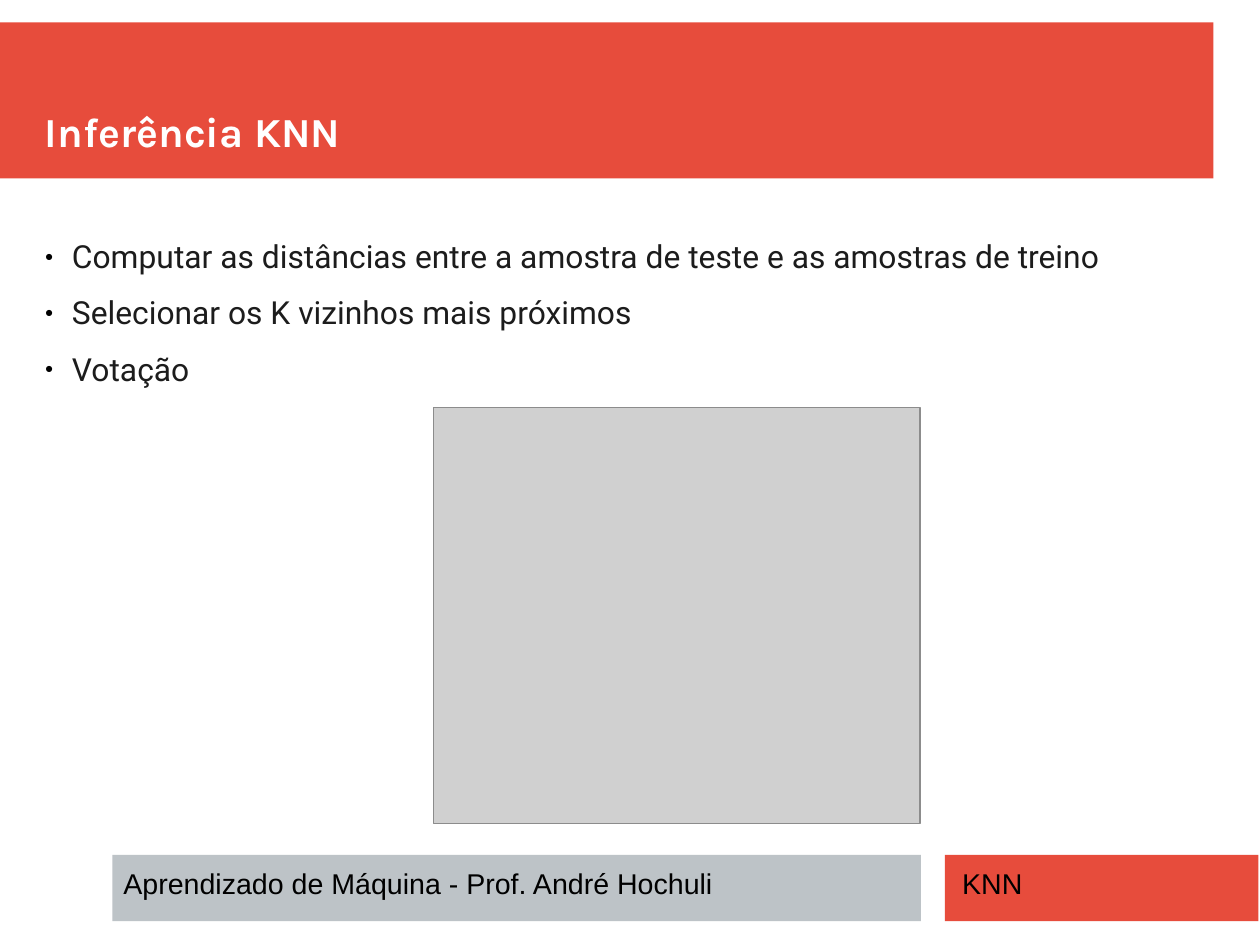
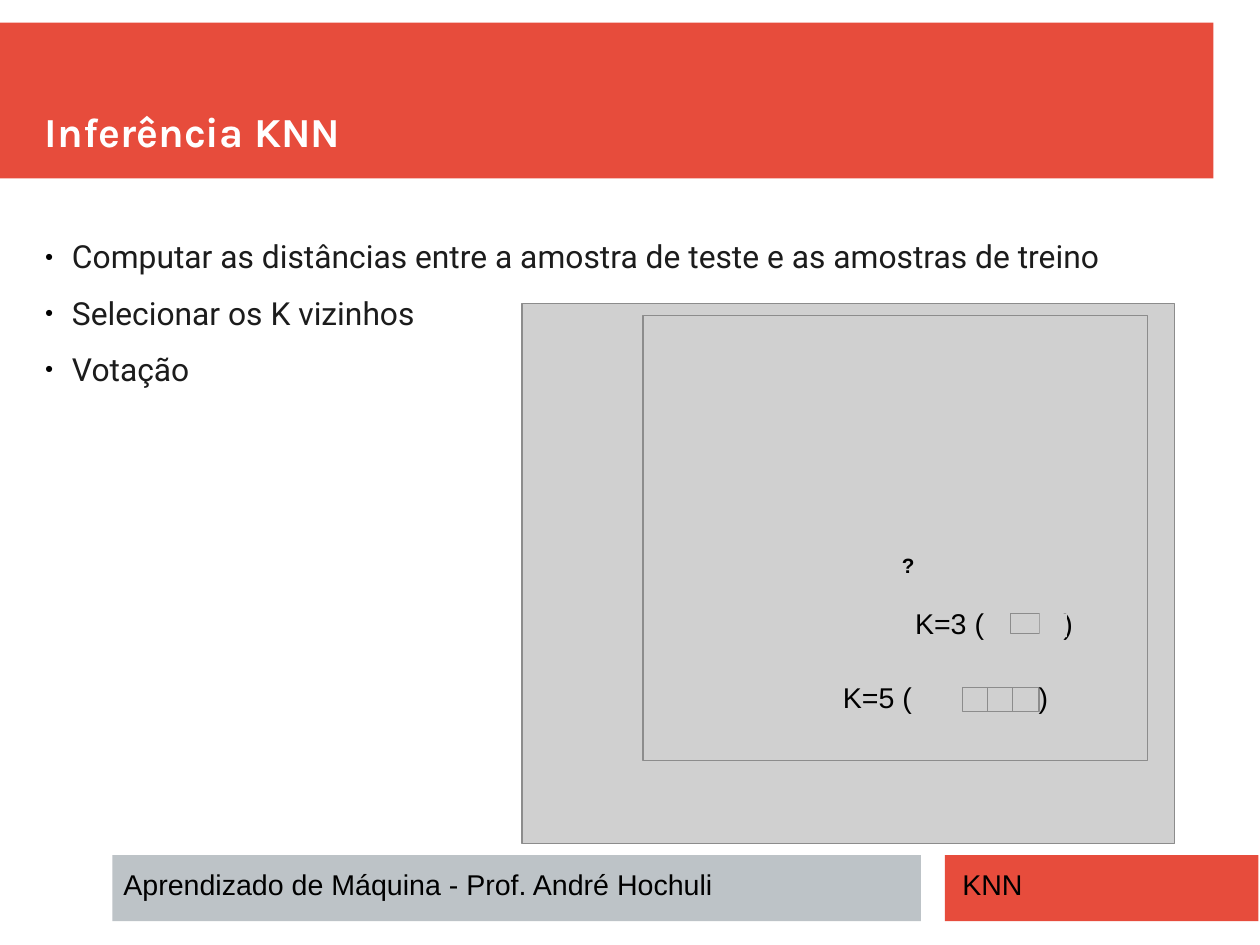
Before and after one commit to andrehochuli/teaching, a slide deck: slide 9 of AprendizadoMaquina/Tópico 02 - Aprendizado Supervisionado/Tópico 02 - Aprendizado-Supervisionado - KNN.pptx. Drawn at 1260x945 pixels with LibreOffice and Linux fonts; fonts in the diff are those of the drawing; grey boxes stand for pictures; background and template pictures are left out. Boxes give left, top, right and bottom in pixels: in the first picture for what was removed or moved away, otherwise in the second. Text is boxed around its words. In the diff, an @@ line names an element or a change of style, - is before the commit and + after.

```diff
--- a/AprendizadoMaquina/Tópico 02 - Aprendizado Supervisionado/Tópico 02 - Aprendizado-Supervisionado - KNN.pptx
+++ b/AprendizadoMaquina/Tópico 02 - Aprendizado Supervisionado/Tópico 02 - Aprendizado-Supervisionado - KNN.pptx
@@ text at bbox=[72, 301, 414, 326]: text changed @@
-● Selecionar os K vizinhos mais próximos
+● Selecionar os K vizinhos
@@ picture removed at bbox=[433, 408, 920, 824] @@
@@ group added at bbox=[523, 304, 1175, 844]: 7 pictures, 3 texts @@
+K=3 ( )
+K=5 ( )
+?
```
Also in this commit, not shown: 2 other slides changed, 6 slides added, 2 slides removed.
